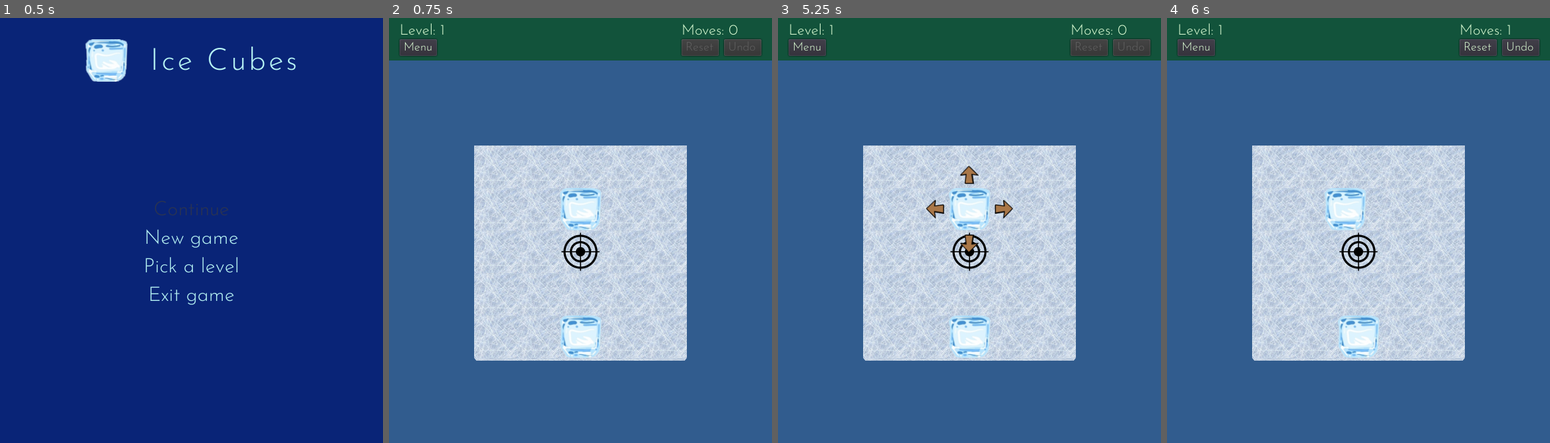
Above: before the commit, frames 1-4 (left to right).
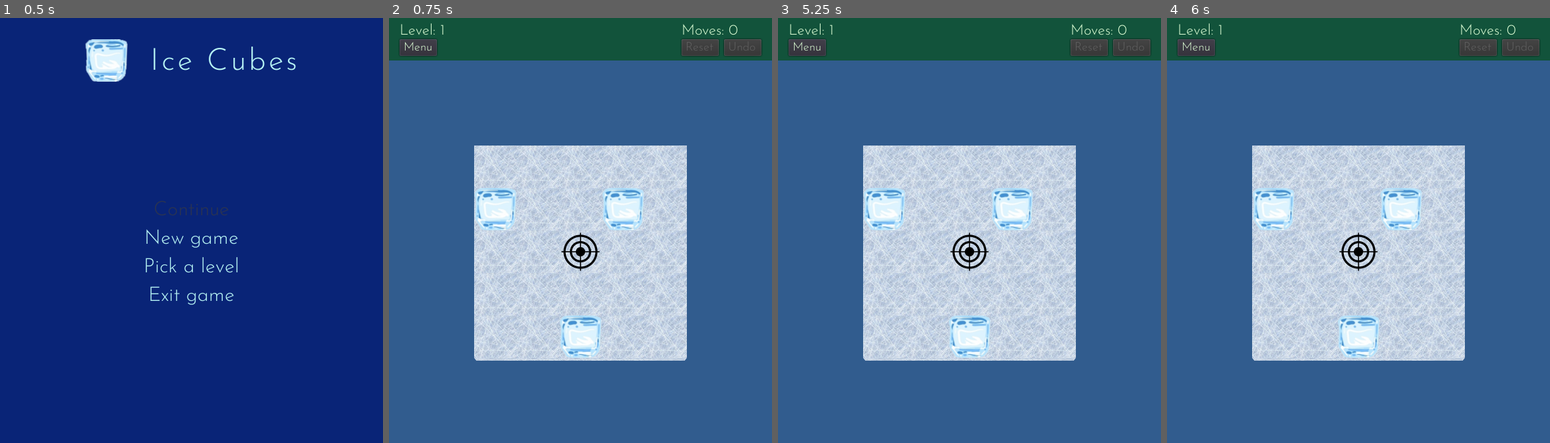
Above: after the commit, the same moments.

Repository: lunkkun/ice-cubes-game
Game: Godot game, scene res://main.tscn
The game is run twice, just before and just after one commit, with the same random seed, the same clock (stepped at 60 frames per second) and the same inputs.
Inputs (mouse positions are in pixels of both pictures, inside the frame that each line leads up to):
- Up to frame 1 (0.5 s): no input
- Up to frame 2 (0.75 s): click "New game" at 0.5 s
- Up to frame 3 (5.25 s): click "Menu" at 1.25 s; click "New game" at 2 s; click "Continue" at 2.75 s; click "Continue" at 3.5 s; click "OK" at 4.25 s; tap Enter at 5 s; move the mouse to (969, 209) at 5.02 s; hold Right (move_right) from 5.03 s (still down); click (969, 209) at 5.17 s
- Up to frame 4 (6 s): release Right (move_right) at 5.75 s; click (1324, 209) at 5.77 s

Frame 1 is identical in both runs. In frame 2, 2.3% of the frame differs, in the area x 22-67%, y 40-50%; in frame 3, 2.7%, in the area x 22-67%, y 34-55%; in frame 4, 2.4%.

Commit message:
added new levels

Diff:
--- a/main.tscn
+++ b/main.tscn
@@ -1,16 +1,23 @@
-[gd_scene load_steps=8 format=2]
+[gd_scene load_steps=15 format=2]
 
 [ext_resource path="res://scenes/menu/menu.tscn" type="PackedScene" id=1]
 [ext_resource path="res://scenes/hud.tscn" type="PackedScene" id=2]
-[ext_resource path="res://scenes/levels/level_intro.tscn" type="PackedScene" id=3]
+[ext_resource path="res://scenes/levels/level_up_left.tscn" type="PackedScene" id=3]
 [ext_resource path="res://scenes/levels/level_face.tscn" type="PackedScene" id=4]
 [ext_resource path="res://main.gd" type="Script" id=5]
 [ext_resource path="res://scenes/levels/level_easy.tscn" type="PackedScene" id=6]
 [ext_resource path="res://scenes/menu/end_screen.tscn" type="PackedScene" id=7]
+[ext_resource path="res://scenes/levels/level_almost.tscn" type="PackedScene" id=8]
+[ext_resource path="res://scenes/levels/level_u.tscn" type="PackedScene" id=9]
+[ext_resource path="res://scenes/levels/level_symmetry.tscn" type="PackedScene" id=10]
+[ext_resource path="res://scenes/levels/level_w.tscn" type="PackedScene" id=11]
+[ext_resource path="res://scenes/levels/level_kite.tscn" type="PackedScene" id=12]
+[ext_resource path="res://scenes/levels/level_tear.tscn" type="PackedScene" id=13]
+[ext_resource path="res://scenes/levels/level_hexagon.tscn" type="PackedScene" id=14]
 
 [node name="Main" type="Node"]
 script = ExtResource( 5 )
-levels = [ ExtResource( 3 ), ExtResource( 6 ), ExtResource( 4 ) ]
+levels = [ ExtResource( 6 ), ExtResource( 3 ), ExtResource( 10 ), ExtResource( 8 ), ExtResource( 9 ), ExtResource( 11 ), ExtResource( 12 ), ExtResource( 4 ), ExtResource( 13 ), ExtResource( 14 ) ]
 
 [node name="World" type="Control" parent="."]
 anchor_left = 0.5
--- /dev/null
+++ b/scenes/levels/level_almost.tscn
@@ -0,0 +1,40 @@
+[gd_scene load_steps=5 format=2]
+
+[ext_resource path="res://resources/ice_textures.tres" type="TileSet" id=1]
+[ext_resource path="res://scenes/block.tscn" type="PackedScene" id=2]
+[ext_resource path="res://scenes/target.tscn" type="PackedScene" id=3]
+[ext_resource path="res://scenes/level.gd" type="Script" id=4]
+
+[node name="Level" type="Node2D"]
+script = ExtResource( 4 )
+
+[node name="ColorRect" type="ColorRect" parent="."]
+margin_top = 64.0
+margin_right = 576.0
+margin_bottom = 640.0
+mouse_filter = 2
+color = Color( 0.196078, 0.364706, 0.560784, 1 )
+__meta__ = {
+"_edit_use_anchors_": false
+}
+
+[node name="TileMap" type="TileMap" parent="."]
+tile_set = ExtResource( 1 )
+format = 1
+tile_data = PoolIntArray( 196610, 1, 65537, 196611, 1, 65537, 196612, 1, 65537, 196613, 1, 65537, 196614, 1, 65537, 262146, 1, 65537, 262147, 1, 65537, 262148, 1, 65537, 262149, 1, 65537, 262150, 1, 65537, 327682, 1, 65537, 327683, 1, 65537, 327684, 1, 65537, 327685, 1, 65537, 327686, 1, 65537, 393218, 1, 65537, 393219, 1, 65537, 393220, 1, 65537, 393221, 1, 65537, 393222, 1, 65537, 458754, 1, 65537, 458755, 1, 65537, 458756, 1, 65537, 458757, 1, 65537, 458758, 1, 65537, 524290, 1, 131072, 524291, 1, 131073, 524292, 1, 131073, 524293, 1, 131073, 524294, 1, 131074 )
+
+[node name="Target" parent="." instance=ExtResource( 3 )]
+
+[node name="Block" parent="." instance=ExtResource( 2 )]
+position = Vector2( 160, 480 )
+
+[node name="Block2" parent="." instance=ExtResource( 2 )]
+
+[node name="Block3" parent="." instance=ExtResource( 2 )]
+position = Vector2( 416, 224 )
+
+[node name="Block4" parent="." instance=ExtResource( 2 )]
+position = Vector2( 224, 352 )
+
+[node name="Block5" parent="." instance=ExtResource( 2 )]
+position = Vector2( 416, 480 )
--- /dev/null
+++ b/scenes/levels/level_hexagon.tscn
@@ -0,0 +1,44 @@
+[gd_scene load_steps=5 format=2]
+
+[ext_resource path="res://resources/ice_textures.tres" type="TileSet" id=1]
+[ext_resource path="res://scenes/block.tscn" type="PackedScene" id=2]
+[ext_resource path="res://scenes/target.tscn" type="PackedScene" id=3]
+[ext_resource path="res://scenes/level.gd" type="Script" id=4]
+
+[node name="Level" type="Node2D"]
+script = ExtResource( 4 )
+
+[node name="ColorRect" type="ColorRect" parent="."]
+margin_top = 64.0
+margin_right = 576.0
+margin_bottom = 640.0
+mouse_filter = 2
+color = Color( 0.196078, 0.364706, 0.560784, 1 )
+__meta__ = {
+"_edit_use_anchors_": false
+}
+
+[node name="TileMap" type="TileMap" parent="."]
+tile_set = ExtResource( 1 )
+format = 1
+tile_data = PoolIntArray( 196610, 1, 65537, 196611, 1, 65537, 196612, 1, 65537, 196613, 1, 65537, 196614, 1, 65537, 262146, 1, 65537, 262147, 1, 65537, 262148, 1, 65537, 262149, 1, 65537, 262150, 1, 65537, 327682, 1, 65537, 327683, 1, 65537, 327684, 1, 65537, 327685, 1, 65537, 327686, 1, 65537, 393218, 1, 65537, 393219, 1, 65537, 393220, 1, 65537, 393221, 1, 65537, 393222, 1, 65537, 458754, 1, 65537, 458755, 1, 65537, 458756, 1, 65537, 458757, 1, 65537, 458758, 1, 65537, 524290, 1, 131072, 524291, 1, 131073, 524292, 1, 131073, 524293, 1, 131073, 524294, 1, 131074 )
+
+[node name="Target" parent="." instance=ExtResource( 3 )]
+
+[node name="Block" parent="." instance=ExtResource( 2 )]
+position = Vector2( 160, 288 )
+
+[node name="Block2" parent="." instance=ExtResource( 2 )]
+position = Vector2( 288, 224 )
+
+[node name="Block3" parent="." instance=ExtResource( 2 )]
+position = Vector2( 416, 288 )
+
+[node name="Block4" parent="." instance=ExtResource( 2 )]
+position = Vector2( 160, 416 )
+
+[node name="Block5" parent="." instance=ExtResource( 2 )]
+position = Vector2( 288, 480 )
+
+[node name="Block6" parent="." instance=ExtResource( 2 )]
+position = Vector2( 416, 416 )
--- /dev/null
+++ b/scenes/levels/level_kite.tscn
@@ -0,0 +1,41 @@
+[gd_scene load_steps=5 format=2]
+
+[ext_resource path="res://resources/ice_textures.tres" type="TileSet" id=1]
+[ext_resource path="res://scenes/level.gd" type="Script" id=2]
+[ext_resource path="res://scenes/target.tscn" type="PackedScene" id=3]
+[ext_resource path="res://scenes/block.tscn" type="PackedScene" id=4]
+
+[node name="Level" type="Node2D"]
+script = ExtResource( 2 )
+
+[node name="ColorRect" type="ColorRect" parent="."]
+margin_top = 64.0
+margin_right = 576.0
+margin_bottom = 640.0
+mouse_filter = 2
+color = Color( 0.196078, 0.364706, 0.560784, 1 )
+__meta__ = {
+"_edit_use_anchors_": false
+}
+
+[node name="TileMap" type="TileMap" parent="."]
+tile_set = ExtResource( 1 )
+format = 1
+tile_data = PoolIntArray( 196610, 1, 65537, 196611, 1, 65537, 196612, 1, 65537, 196613, 1, 65537, 196614, 1, 65537, 262146, 1, 65537, 262147, 1, 65537, 262148, 1, 65537, 262149, 1, 65537, 262150, 1, 65537, 327682, 1, 65537, 327683, 1, 65537, 327684, 1, 65537, 327685, 1, 65537, 327686, 1, 65537, 393218, 1, 65537, 393219, 1, 65537, 393220, 1, 65537, 393221, 1, 65537, 393222, 1, 65537, 458754, 1, 65537, 458755, 1, 65537, 458756, 1, 65537, 458757, 1, 65537, 458758, 1, 65537, 524290, 1, 131072, 524291, 1, 131073, 524292, 1, 131073, 524293, 1, 131073, 524294, 1, 131074 )
+
+[node name="Target" parent="." instance=ExtResource( 3 )]
+
+[node name="Block" parent="." instance=ExtResource( 4 )]
+position = Vector2( 160, 288 )
+
+[node name="Block2" parent="." instance=ExtResource( 4 )]
+position = Vector2( 224, 224 )
+
+[node name="Block3" parent="." instance=ExtResource( 4 )]
+position = Vector2( 416, 224 )
+
+[node name="Block4" parent="." instance=ExtResource( 4 )]
+position = Vector2( 160, 416 )
+
+[node name="Block5" parent="." instance=ExtResource( 4 )]
+position = Vector2( 416, 480 )
--- /dev/null
+++ b/scenes/levels/level_symmetry.tscn
@@ -0,0 +1,44 @@
+[gd_scene load_steps=5 format=2]
+
+[ext_resource path="res://resources/ice_textures.tres" type="TileSet" id=1]
+[ext_resource path="res://scenes/block.tscn" type="PackedScene" id=2]
+[ext_resource path="res://scenes/target.tscn" type="PackedScene" id=3]
+[ext_resource path="res://scenes/level.gd" type="Script" id=4]
+
+[node name="Level" type="Node2D"]
+script = ExtResource( 4 )
+
+[node name="ColorRect" type="ColorRect" parent="."]
+margin_top = 64.0
+margin_right = 576.0
+margin_bottom = 640.0
+mouse_filter = 2
+color = Color( 0.196078, 0.364706, 0.560784, 1 )
+__meta__ = {
+"_edit_use_anchors_": false
+}
+
+[node name="TileMap" type="TileMap" parent="."]
+tile_set = ExtResource( 1 )
+format = 1
+tile_data = PoolIntArray( 196610, 1, 65537, 196611, 1, 65537, 196612, 1, 65537, 196613, 1, 65537, 196614, 1, 65537, 262146, 1, 65537, 262147, 1, 65537, 262148, 1, 65537, 262149, 1, 65537, 262150, 1, 65537, 327682, 1, 65537, 327683, 1, 65537, 327684, 1, 65537, 327685, 1, 65537, 327686, 1, 65537, 393218, 1, 65537, 393219, 1, 65537, 393220, 1, 65537, 393221, 1, 65537, 393222, 1, 65537, 458754, 1, 65537, 458755, 1, 65537, 458756, 1, 65537, 458757, 1, 65537, 458758, 1, 65537, 524290, 1, 131072, 524291, 1, 131073, 524292, 1, 131073, 524293, 1, 131073, 524294, 1, 131074 )
+
+[node name="Target" parent="." instance=ExtResource( 3 )]
+
+[node name="Block" parent="." instance=ExtResource( 2 )]
+position = Vector2( 160, 224 )
+
+[node name="Block2" parent="." instance=ExtResource( 2 )]
+position = Vector2( 352, 288 )
+
+[node name="Block3" parent="." instance=ExtResource( 2 )]
+position = Vector2( 416, 224 )
+
+[node name="Block4" parent="." instance=ExtResource( 2 )]
+position = Vector2( 224, 416 )
+
+[node name="Block5" parent="." instance=ExtResource( 2 )]
+position = Vector2( 160, 480 )
+
+[node name="Block6" parent="." instance=ExtResource( 2 )]
+position = Vector2( 416, 480 )
--- /dev/null
+++ b/scenes/levels/level_tear.tscn
@@ -0,0 +1,41 @@
+[gd_scene load_steps=5 format=2]
+
+[ext_resource path="res://resources/ice_textures.tres" type="TileSet" id=1]
+[ext_resource path="res://scenes/level.gd" type="Script" id=2]
+[ext_resource path="res://scenes/target.tscn" type="PackedScene" id=3]
+[ext_resource path="res://scenes/block.tscn" type="PackedScene" id=4]
+
+[node name="Level" type="Node2D"]
+script = ExtResource( 2 )
+
+[node name="ColorRect" type="ColorRect" parent="."]
+margin_top = 64.0
+margin_right = 576.0
+margin_bottom = 640.0
+mouse_filter = 2
+color = Color( 0.196078, 0.364706, 0.560784, 1 )
+__meta__ = {
+"_edit_use_anchors_": false
+}
+
+[node name="TileMap" type="TileMap" parent="."]
+tile_set = ExtResource( 1 )
+format = 1
+tile_data = PoolIntArray( 196610, 1, 65537, 196611, 1, 65537, 196612, 1, 65537, 196613, 1, 65537, 196614, 1, 65537, 262146, 1, 65537, 262147, 1, 65537, 262148, 1, 65537, 262149, 1, 65537, 262150, 1, 65537, 327682, 1, 65537, 327683, 1, 65537, 327684, 1, 65537, 327685, 1, 65537, 327686, 1, 65537, 393218, 1, 65537, 393219, 1, 65537, 393220, 1, 65537, 393221, 1, 65537, 393222, 1, 65537, 458754, 1, 65537, 458755, 1, 65537, 458756, 1, 65537, 458757, 1, 65537, 458758, 1, 65537, 524290, 1, 131072, 524291, 1, 131073, 524292, 1, 131073, 524293, 1, 131073, 524294, 1, 131074 )
+
+[node name="Target" parent="." instance=ExtResource( 3 )]
+
+[node name="Block" parent="." instance=ExtResource( 4 )]
+position = Vector2( 160, 224 )
+
+[node name="Block2" parent="." instance=ExtResource( 4 )]
+position = Vector2( 416, 224 )
+
+[node name="Block3" parent="." instance=ExtResource( 4 )]
+position = Vector2( 160, 480 )
+
+[node name="Block4" parent="." instance=ExtResource( 4 )]
+position = Vector2( 224, 352 )
+
+[node name="Block5" parent="." instance=ExtResource( 4 )]
+position = Vector2( 416, 480 )
--- /dev/null
+++ b/scenes/levels/level_u.tscn
@@ -0,0 +1,41 @@
+[gd_scene load_steps=5 format=2]
+
+[ext_resource path="res://resources/ice_textures.tres" type="TileSet" id=1]
+[ext_resource path="res://scenes/block.tscn" type="PackedScene" id=2]
+[ext_resource path="res://scenes/target.tscn" type="PackedScene" id=3]
+[ext_resource path="res://scenes/level.gd" type="Script" id=4]
+
+[node name="Level" type="Node2D"]
+script = ExtResource( 4 )
+
+[node name="ColorRect" type="ColorRect" parent="."]
+margin_top = 64.0
+margin_right = 576.0
+margin_bottom = 640.0
+mouse_filter = 2
+color = Color( 0.196078, 0.364706, 0.560784, 1 )
+__meta__ = {
+"_edit_use_anchors_": false
+}
+
+[node name="TileMap" type="TileMap" parent="."]
+tile_set = ExtResource( 1 )
+format = 1
+tile_data = PoolIntArray( 196610, 1, 65537, 196611, 1, 65537, 196612, 1, 65537, 196613, 1, 65537, 196614, 1, 65537, 262146, 1, 65537, 262147, 1, 65537, 262148, 1, 65537, 262149, 1, 65537, 262150, 1, 65537, 327682, 1, 65537, 327683, 1, 65537, 327684, 1, 65537, 327685, 1, 65537, 327686, 1, 65537, 393218, 1, 65537, 393219, 1, 65537, 393220, 1, 65537, 393221, 1, 65537, 393222, 1, 65537, 458754, 1, 65537, 458755, 1, 65537, 458756, 1, 65537, 458757, 1, 65537, 458758, 1, 65537, 524290, 1, 131072, 524291, 1, 131073, 524292, 1, 131073, 524293, 1, 131073, 524294, 1, 131074 )
+
+[node name="Target" parent="." instance=ExtResource( 3 )]
+
+[node name="Block" parent="." instance=ExtResource( 2 )]
+position = Vector2( 160, 288 )
+
+[node name="Block2" parent="." instance=ExtResource( 2 )]
+position = Vector2( 416, 288 )
+
+[node name="Block3" parent="." instance=ExtResource( 2 )]
+position = Vector2( 160, 480 )
+
+[node name="Block4" parent="." instance=ExtResource( 2 )]
+position = Vector2( 288, 480 )
+
+[node name="Block5" parent="." instance=ExtResource( 2 )]
+position = Vector2( 416, 416 )
--- /dev/null
+++ b/scenes/levels/level_up_left.tscn
@@ -0,0 +1,38 @@
+[gd_scene load_steps=5 format=2]
+
+[ext_resource path="res://resources/ice_textures.tres" type="TileSet" id=1]
+[ext_resource path="res://scenes/block.tscn" type="PackedScene" id=2]
+[ext_resource path="res://scenes/target.tscn" type="PackedScene" id=3]
+[ext_resource path="res://scenes/level.gd" type="Script" id=4]
+
+[node name="Level" type="Node2D"]
+script = ExtResource( 4 )
+
+[node name="ColorRect" type="ColorRect" parent="."]
+margin_top = 64.0
+margin_right = 576.0
+margin_bottom = 640.0
+mouse_filter = 2
+color = Color( 0.196078, 0.364706, 0.560784, 1 )
+__meta__ = {
+"_edit_use_anchors_": false
+}
+
+[node name="TileMap" type="TileMap" parent="."]
+tile_set = ExtResource( 1 )
+format = 1
+tile_data = PoolIntArray( 196610, 1, 65537, 196611, 1, 65537, 196612, 1, 65537, 196613, 1, 65537, 196614, 1, 65537, 262146, 1, 65537, 262147, 1, 65537, 262148, 1, 65537, 262149, 1, 65537, 262150, 1, 65537, 327682, 1, 65537, 327683, 1, 65537, 327684, 1, 65537, 327685, 1, 65537, 327686, 1, 65537, 393218, 1, 65537, 393219, 1, 65537, 393220, 1, 65537, 393221, 1, 65537, 393222, 1, 65537, 458754, 1, 65537, 458755, 1, 65537, 458756, 1, 65537, 458757, 1, 65537, 458758, 1, 65537, 524290, 1, 131072, 524291, 1, 131073, 524292, 1, 131073, 524293, 1, 131073, 524294, 1, 131074 )
+
+[node name="Target" parent="." instance=ExtResource( 3 )]
+
+[node name="Block" parent="." instance=ExtResource( 2 )]
+position = Vector2( 160, 288 )
+
+[node name="Block2" parent="." instance=ExtResource( 2 )]
+position = Vector2( 352, 288 )
+
+[node name="Block3" parent="." instance=ExtResource( 2 )]
+position = Vector2( 224, 480 )
+
+[node name="Block4" parent="." instance=ExtResource( 2 )]
+position = Vector2( 352, 416 )
--- /dev/null
+++ b/scenes/levels/level_w.tscn
@@ -0,0 +1,41 @@
+[gd_scene load_steps=5 format=2]
+
+[ext_resource path="res://resources/ice_textures.tres" type="TileSet" id=1]
+[ext_resource path="res://scenes/level.gd" type="Script" id=2]
+[ext_resource path="res://scenes/target.tscn" type="PackedScene" id=3]
+[ext_resource path="res://scenes/block.tscn" type="PackedScene" id=4]
+
+[node name="Level" type="Node2D"]
+script = ExtResource( 2 )
+
+[node name="ColorRect" type="ColorRect" parent="."]
+margin_top = 64.0
+margin_right = 576.0
+margin_bottom = 640.0
+mouse_filter = 2
+color = Color( 0.196078, 0.364706, 0.560784, 1 )
+__meta__ = {
+"_edit_use_anchors_": false
+}
+
+[node name="TileMap" type="TileMap" parent="."]
+tile_set = ExtResource( 1 )
+format = 1
+tile_data = PoolIntArray( 196610, 1, 65537, 196611, 1, 65537, 196612, 1, 65537, 196613, 1, 65537, 196614, 1, 65537, 262146, 1, 65537, 262147, 1, 65537, 262148, 1, 65537, 262149, 1, 65537, 262150, 1, 65537, 327682, 1, 65537, 327683, 1, 65537, 327684, 1, 65537, 327685, 1, 65537, 327686, 1, 65537, 393218, 1, 65537, 393219, 1, 65537, 393220, 1, 65537, 393221, 1, 65537, 393222, 1, 65537, 458754, 1, 65537, 458755, 1, 65537, 458756, 1, 65537, 458757, 1, 65537, 458758, 1, 65537, 524290, 1, 131072, 524291, 1, 131073, 524292, 1, 131073, 524293, 1, 131073, 524294, 1, 131074 )
+
+[node name="Target" parent="." instance=ExtResource( 3 )]
+
+[node name="Block" parent="." instance=ExtResource( 4 )]
+position = Vector2( 160, 224 )
+
+[node name="Block2" parent="." instance=ExtResource( 4 )]
+position = Vector2( 288, 224 )
+
+[node name="Block3" parent="." instance=ExtResource( 4 )]
+position = Vector2( 416, 224 )
+
+[node name="Block4" parent="." instance=ExtResource( 4 )]
+position = Vector2( 224, 480 )
+
+[node name="Block5" parent="." instance=ExtResource( 4 )]
+position = Vector2( 352, 480 )
